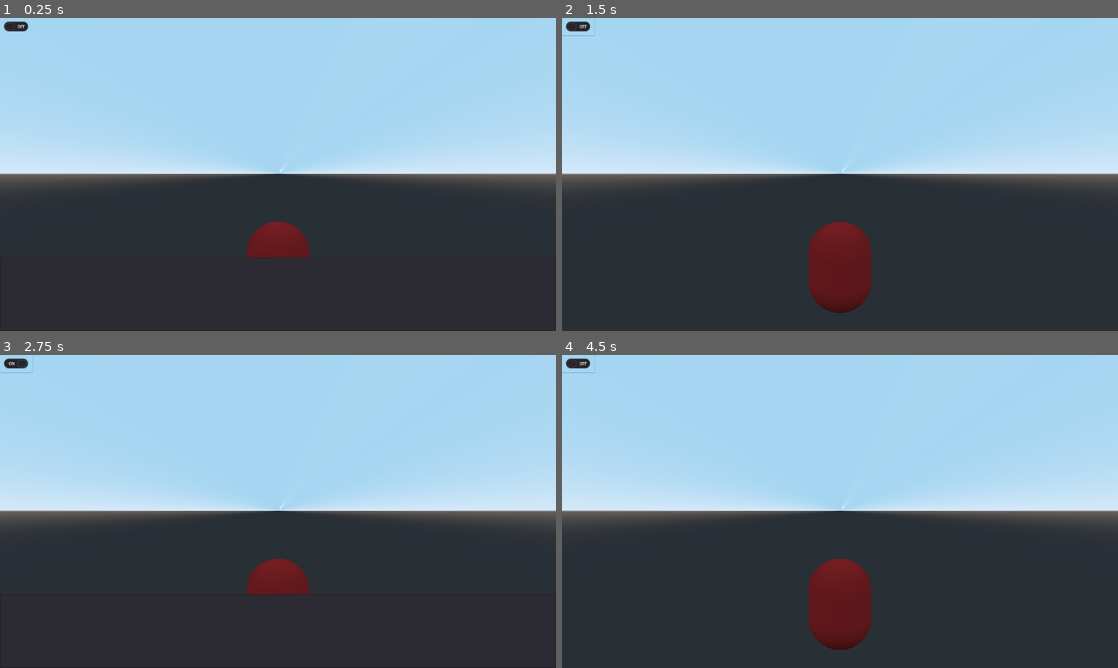
Above: before the commit, frames 1-4 (two rows, left to right).
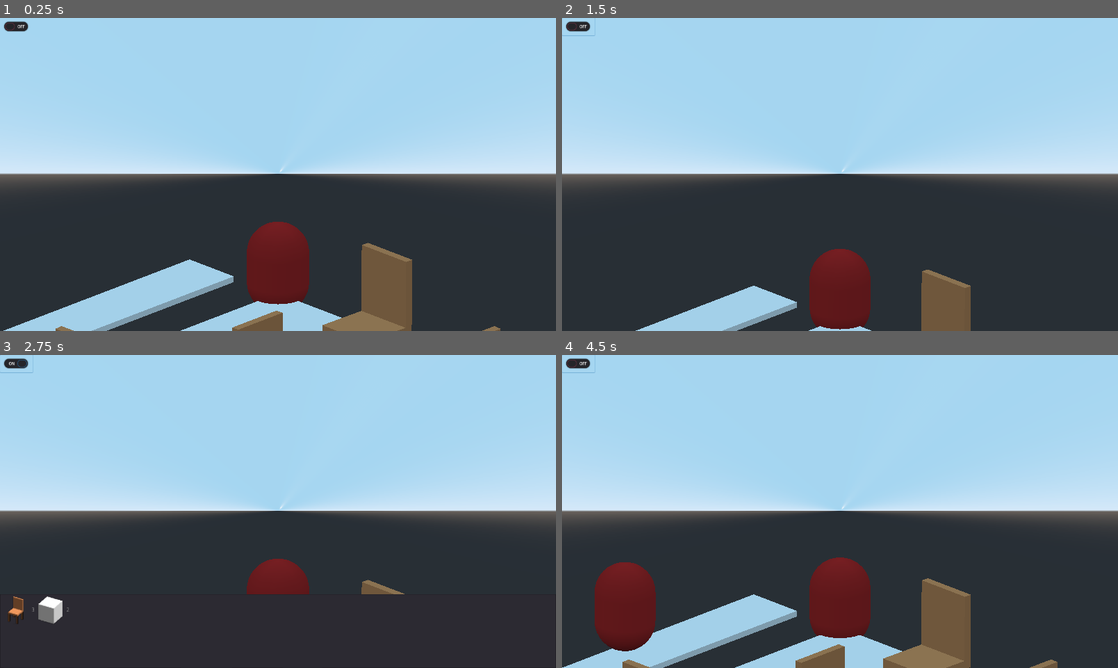
Above: after the commit, the same moments.

Repository: bigigloogames/Emperor-s-Restaurant
Game: Godot game, scene res://scenes/Restaurant.tscn
Two runs of this game, one before a commit and one after it. Both use one fixed random seed, a clock stepped at 60 frames per second and the inputs below. The project has no main scene, so this scene is started directly.
Inputs (mouse positions are in pixels of both pictures, inside the frame that each line leads up to):
- Up to frame 1 (0.25 s): no input
- Up to frame 2 (1.5 s): click (578, 27) at 0.5 s; tap Enter at 1.25 s; move the mouse to (962, 158) at 1.27 s; hold Up (ui_up) from 1.28 s (still down); tap Mouse wheel down (wheel_down) at 1.35 s; click (962, 158) at 1.42 s
- Up to frame 3 (2.75 s): tap Mouse wheel up (wheel_up) at 1.55, 2.1 s; tap Space at 2 s; move the mouse to (166, 527) at 2.02 s; release Up (ui_up) at 2.03 s; hold Down (ui_down) from 2.03 s (still down); click (166, 527) at 2.17 s; tap Mouse wheel down (wheel_down) at 2.3 s
- Up to frame 4 (4.5 s): tap Enter at 2.75 s; move the mouse to (895, 442) at 2.77 s; release Down (ui_down) at 2.78 s; hold Up (ui_up) 2.78-4.28 s; tap Mouse wheel down (wheel_down) at 2.85, 3.8, 4.35 s; click (895, 442) at 2.92 s; tap Mouse wheel up (wheel_up) at 3.05, 3.6 s; move the mouse to (812, 574) at 3.52 s; click (812, 574) at 3.67 s; move the mouse to (1006, 558) at 4.27 s; hold Down (ui_down) from 4.28 s (still down); click (1006, 558) at 4.42 s

The runs differ from the first frame. In frame 1, 9.7% of the frame differs, in the area x 0-90%, y 71-100%; in frame 2, 5.5%; in frame 3, 0.7%; in frame 4, 11%, in the area x 0-90%, y 64-100%.
Error before the commit: Parse Error: Variable "Camera" shadows a native class. (res://scripts/Restaurant.gd:18)

Commit message:
Cleaned Up Code

Diff:
--- a/scenes/Restaurant.tscn
+++ b/scenes/Restaurant.tscn
@@ -1,9 +1,13 @@
-[gd_scene load_steps=5 format=2]
+[gd_scene load_steps=9 format=2]
 
 [ext_resource path="res://MeshLibrary.tres" type="MeshLibrary" id=1]
 [ext_resource path="res://scripts/Restaurant.gd" type="Script" id=2]
 [ext_resource path="res://scripts/Camera.gd" type="Script" id=3]
 [ext_resource path="res://scenes/Unit.tscn" type="PackedScene" id=4]
+[ext_resource path="res://scripts/FurniList.gd" type="Script" id=5]
+[ext_resource path="res://scripts/Astar.gd" type="Script" id=6]
+[ext_resource path="res://scripts/Floor.gd" type="Script" id=7]
+[ext_resource path="res://scripts/Furniture.gd" type="Script" id=8]
 
 [node name="Restaurant" type="Node"]
 script = ExtResource( 2 )
@@ -31,13 +35,15 @@
 "_edit_use_anchors_": false
 }
 
-[node name="ItemList" type="ItemList" parent="Control"]
+[node name="FurniList" type="ItemList" parent="Control"]
+visible = false
 anchor_top = 1.0
 anchor_right = 1.0
 anchor_bottom = 1.0
 margin_top = -170.0
 allow_reselect = true
 max_columns = 0
+script = ExtResource( 5 )
 __meta__ = {
 "_edit_use_anchors_": false
 }
@@ -47,6 +53,7 @@
 data = {
 "cells": PoolIntArray(  )
 }
+script = ExtResource( 7 )
 __meta__ = {
 "_editor_clip_": 0,
 "_editor_floor_": Vector3( 0, 0, 0 )
@@ -57,6 +64,7 @@
 data = {
 "cells": PoolIntArray(  )
 }
+script = ExtResource( 8 )
 __meta__ = {
 "_editor_clip_": 0
 }
@@ -67,6 +75,7 @@
 data = {
 "cells": PoolIntArray(  )
 }
+script = ExtResource( 6 )
 __meta__ = {
 "_editor_clip_": 0
 }
@@ -79,6 +88,6 @@
 [node name="CustomerTimer" type="Timer" parent="."]
 wait_time = 3.0
 autostart = true
-[connection signal="toggled" from="Control/BuildMode" to="CameraOrigin/Camera" method="_on_BuildMode_toggled"]
-[connection signal="item_selected" from="Control/ItemList" to="." method="_on_ItemList_item_selected"]
+[connection signal="toggled" from="Control/BuildMode" to="." method="_on_BuildMode_toggled"]
+[connection signal="item_selected" from="Control/FurniList" to="." method="_on_ItemList_item_selected"]
 [connection signal="timeout" from="CustomerTimer" to="." method="_on_CustomerTimer_timeout"]
--- /dev/null
+++ b/scripts/Astar.gd
@@ -0,0 +1,85 @@
+extends GridMap
+
+const PATH_TILE = 4
+const SEAT_TILE = 6
+
+var astar = null
+var all_points = {}
+
+
+func _ready():
+	pass # Replace with function body.
+
+
+func populate_astar(room_size):
+	for m in room_size:
+		set_cell_item(-2, 1, m, PATH_TILE, 0)
+	set_cell_item(-1, 1, int(room_size/2), PATH_TILE, 0)
+
+
+func generate_astar():
+	astar = AStar.new()
+	var cells = get_used_cells()
+	for cell in cells:
+		var idx = astar.get_available_point_id()
+		astar.add_point(idx, map_to_world(cell.x, cell.y, cell.z))
+		all_points[v3_to_index(cell)] = idx
+		if get_cell_item(cell.x, cell.y, cell.z) == SEAT_TILE:
+			astar.set_point_disabled(idx, true)
+	for cell in cells:
+		for x in [-1, 0, 1]:
+			for y in [-1, 0, 1]:
+				for z in [-1, 0, 1]:
+					var v3 = Vector3(x, y, z)
+					if v3 == Vector3(0, 0, 0):
+						continue
+					if v3_to_index(v3 + cell) in all_points:
+						var idx1 = all_points[v3_to_index(cell)]
+						var idx2 = all_points[v3_to_index(cell + v3)]
+						if !astar.are_points_connected(idx1, idx2):
+							astar.connect_points(idx1, idx2, true)
+
+
+func generate_path(start, end):
+	var grid_start = v3_to_index(start)
+	var grid_end = v3_to_index(end)
+	var start_id = 0
+	var end_id = 0
+	if grid_start in all_points:
+		start_id = all_points[grid_start]
+	else:
+		start_id = astar.get_closest_point(start)
+	if grid_end in all_points:
+		end_id = all_points[grid_end]
+	else:
+		end_id = astar.get_closest_point(end)
+	astar.set_point_disabled(end_id, false)
+	return astar.get_point_path(start_id, end_id)
+
+
+func generate_path_via_click(start, end):  # From mouse click
+	var grid_start = v3_to_index(world_to_map(start))
+	var grid_end = v3_to_index(world_to_map(end))
+	var start_id = 0
+	var end_id = 0
+	if grid_start in all_points:
+		start_id = all_points[grid_start]
+	else:
+		start_id = astar.get_closest_point(start)
+	if grid_end in all_points:
+		end_id = all_points[grid_end]
+	else:
+		end_id = astar.get_closest_point(end)
+	return astar.get_point_path(start_id, end_id)
+
+
+func v3_to_index(v3):
+	var idx = str(int(round(v3.x)))
+	idx += "," + str(int(round(v3.y)))
+	idx += "," + str(int(round(v3.z)))
+	return idx
+
+
+# Called every frame. 'delta' is the elapsed time since the previous frame.
+#func _process(delta):
+#	pass
--- a/scripts/Camera.gd
+++ b/scripts/Camera.gd
@@ -1,22 +1,31 @@
 extends Camera
 
 const ray_length = 1000
-var build_mode = false
+const min_size = 1
+const max_size = 20
+const min_y = -40
+const max_y = -20
 
-func _input(event):
-	if event is InputEventMouseButton and event.pressed and event.button_index == 1:
-		var from = project_ray_origin(event.position)
-		var to = from + project_ray_normal(event.position) * ray_length
-		var space_state = get_world().direct_space_state
-		var result = space_state.intersect_ray(from, to, [], 1)
-		if result:
-			if build_mode:
-				get_parent().get_parent().place_item(result.position)
-			else:
-				get_tree().call_group("units", "move_to_via_click", result.position)
+func get_clicked_position(event):
+	var from = project_ray_origin(event.position)
+	var to = from + project_ray_normal(event.position) * ray_length
+	var space_state = get_world().direct_space_state
+	return space_state.intersect_ray(from, to, [], 1)
 
 
+func zoom_out():
+	if size < max_size:
+		size += 0.25
 
-func _on_BuildMode_toggled(_button_pressed):
-	build_mode = !build_mode
-	get_parent().get_parent().get_node("Control/ItemList").visible = build_mode
+
+func zoom_in():
+	if size > min_size:
+		size -= 0.25
+
+func pan_up():
+	if translation.y < max_y:
+		translation.y += 1
+
+func pan_down():
+	if translation.y > min_y:
+		translation.y -= 1
--- /dev/null
+++ b/scripts/Floor.gd
@@ -0,0 +1,22 @@
+extends GridMap
+
+const FLOOR_TILE = 0
+
+
+# Called when the node enters the scene tree for the first time.
+func _ready():
+	pass # Replace with function body.
+
+
+func populate_tiles(room_size):
+	for m in room_size:
+		set_cell_item(-2, 0, m, FLOOR_TILE, 0)
+		for n in room_size:
+			# $GridMap.set_cell_item(x, y, z, item, orientation)
+			set_cell_item(m, 0, n, FLOOR_TILE, 0)
+	set_cell_item(-1, 0, int(room_size/2), 0)
+
+
+# Called every frame. 'delta' is the elapsed time since the previous frame.
+#func _process(delta):
+#	pass
--- /dev/null
+++ b/scripts/FurniList.gd
@@ -0,0 +1,26 @@
+extends ItemList
+
+const CHAIR = 3
+const TABLE = 2
+
+
+func _ready():
+	#visible = false
+	#set_max_columns(0)
+	set_select_mode(ItemList.SELECT_SINGLE)
+	set_same_column_width(true)
+
+
+func populate_list(mesh_lib):
+	var chair_id = mesh_lib.find_item_by_name("Chair")
+	var chair_text = mesh_lib.get_item_preview(chair_id)
+	var table_id = mesh_lib.find_item_by_name("Cube")
+	var table_text = mesh_lib.get_item_preview(table_id)
+
+	add_item(str(CHAIR), chair_text, true)
+	add_item(str(TABLE), table_text, true)
+
+
+# Called every frame. 'delta' is the elapsed time since the previous frame.
+#func _process(delta):
+#	pass
--- /dev/null
+++ b/scripts/Furniture.gd
@@ -0,0 +1,50 @@
+extends GridMap
+
+# GridMap orientation constants
+const NE = 10
+const SE = 16
+const SW = 0
+const NW = 22
+# MeshLib item constants
+const EMPTY = 0
+#const PATH_TILE = 4
+#const SEAT_TILE = 6
+const CHAIR = 3
+const TABLE = 2
+
+
+func _ready():
+	pass # Replace with function body.
+
+
+func populate_furniture():
+	set_cell_item(0, 0, 8, CHAIR, SW)  # no rotation
+	set_cell_item(2, 0, 6, CHAIR, NE)  # 180
+	set_cell_item(4, 0, 4, CHAIR, SE)  # +90 clockwise
+	set_cell_item(6, 0, 2, CHAIR, NW)  # -90 clockwise
+	set_cell_item(3, 0, 1, CHAIR, 0)  # no rotation
+	set_cell_item(2, 0, 5, TABLE, NE)  # 180
+	set_cell_item(5, 0, 4, TABLE, SE)  # +90 clockwise
+	set_cell_item(5, 0, 2, TABLE, NW)  # -90 clockwise
+
+
+func valid_chair(m, n):
+	if get_cell_item(m - 1, 0, n) == CHAIR and get_cell_item_orientation(m - 1, 0, n) == SE:
+		return Vector3(m - 1, 1, n)
+	if get_cell_item(m + 1, 0, n) == CHAIR and get_cell_item_orientation(m + 1, 0, n) == NW:
+		return Vector3(m + 1, 1, n)
+	if get_cell_item(m, 0, n - 1) == CHAIR and get_cell_item_orientation(m, 0, n - 1) == SW:
+		return Vector3(m, 1, n - 1)
+	if get_cell_item(m, 0, n + 1) == CHAIR and get_cell_item_orientation(m, 0, n + 1) == NE:
+		return Vector3(m, 1, n + 1)
+	return null
+
+
+func place_item(selected_item, position):
+	position = world_to_map(position)
+	set_cell_item(position.x, 0, position.z, selected_item, SW)
+
+
+# Called every frame. 'delta' is the elapsed time since the previous frame.
+#func _process(delta):
+#	pass
--- a/scripts/Restaurant.gd
+++ b/scripts/Restaurant.gd
@@ -2,148 +2,42 @@
 
 const Unit = preload("res://scenes/Unit.tscn")
 # MeshLib item constants
-const EMPTY = 0
+const EMPTY = -1
 const PATH_TILE = 4
 const SEAT_TILE = 6
-const CHAIR = 3
 const TABLE = 2
-# GridMap orientation constants
-const NE = 10
-const SE = 16
-const SW = 0
-const NW = 22
 
+onready var Cam = $CameraOrigin/Camera
+onready var FurniList = $Control/FurniList
+onready var Floor = $Floor
+onready var Furni = $Furniture
+onready var Astar = $Astar
 var level = 0
 var room_size = 9 + level
-onready var Camera = $CameraOrigin/Camera
-var all_points = {}
-var astar = null
-onready var gridmap = $Astar
 var seats = []
-onready var FurniList = $Control/ItemList
 var selected_item = -1
+var build_mode = false
 
 
-# Called when the node enters the scene tree for the first time.
 func _ready():
-	for m in room_size:
-		for n in room_size:
-			# $GridMap.set_cell_item(x, y, z, item, orientation)
-			$Floor.set_cell_item(m, 0, n, 0, 0)
-	$Furniture.set_cell_item(0, 0, 8, CHAIR, SW)  # no rotation
-	$Furniture.set_cell_item(2, 0, 6, CHAIR, NE)  # 180
-	$Furniture.set_cell_item(4, 0, 4, CHAIR, SE)  # +90 clockwise
-	$Furniture.set_cell_item(6, 0, 2, CHAIR, NW)  # -90 clockwise
-	$Furniture.set_cell_item(3, 0, 1, CHAIR, 0)  # no rotation
-	$Furniture.set_cell_item(2, 0, 5, TABLE, NE)  # 180
-	$Furniture.set_cell_item(5, 0, 4, TABLE, SE)  # +90 clockwise
-	$Furniture.set_cell_item(5, 0, 2, TABLE, NW)  # -90 clockwise
-
-	for m in room_size:
-		$Floor.set_cell_item(-2, 0, m, 0, 0)
-		$Astar.set_cell_item(-2, 1, m, 4, 0)
-	$Floor.set_cell_item(-1, 0, int(room_size/2), 0)
-	$Astar.set_cell_item(-1, 1, int(room_size/2), 4, 0)
+	Floor.populate_tiles(room_size)
+	Furni.populate_furniture()
+	Astar.populate_astar(room_size)
 
 	for m in room_size:
 		for n in room_size:
-			if $Furniture.get_cell_item(m, 0, n) == -1:
-				$Astar.set_cell_item(m, 1, n, PATH_TILE, 0)
-			elif $Furniture.get_cell_item(m, 0, n) == TABLE:
-				var chair = valid_chair(m, n)
+			if Furni.get_cell_item(m, 0, n) == EMPTY:
+				Astar.set_cell_item(m, 1, n, PATH_TILE, 0)
+			elif Furni.get_cell_item(m, 0, n) == TABLE:
+				var chair = Furni.valid_chair(m, n)
 				if chair:
-					$Astar.set_cell_item(chair.x, 1, chair.z, SEAT_TILE, 0)
+					Astar.set_cell_item(chair.x, 1, chair.z, SEAT_TILE, 0)
 					seats.push_back(chair)
 
-	generate_astar()
+	Astar.generate_astar()
 
-	var mesh_lib = $Furniture.mesh_library
-	var chair_id = mesh_lib.find_item_by_name("Chair")
-	var chair_text = mesh_lib.get_item_preview(chair_id)
-	var table_id = mesh_lib.find_item_by_name("Cube")
-	var table_text = mesh_lib.get_item_preview(table_id)
-
-	FurniList.visible = false
-	FurniList.set_max_columns(0)
-	FurniList.set_select_mode(ItemList.SELECT_SINGLE)
-	FurniList.set_same_column_width(true)
-
-	FurniList.add_item(str(CHAIR), chair_text, true)
-	FurniList.add_item(str(TABLE), table_text, true)
-
-
-func valid_chair(m, n):
-	if $Furniture.get_cell_item(m - 1, 0, n) == CHAIR and $Furniture.get_cell_item_orientation(m - 1, 0, n) == SE:
-		return Vector3(m - 1, 1, n)
-	if $Furniture.get_cell_item(m + 1, 0, n) == CHAIR and $Furniture.get_cell_item_orientation(m + 1, 0, n) == NW:
-		return Vector3(m + 1, 1, n)
-	if $Furniture.get_cell_item(m, 0, n - 1) == CHAIR and $Furniture.get_cell_item_orientation(m, 0, n - 1) == SW:
-		return Vector3(m, 1, n - 1)
-	if $Furniture.get_cell_item(m, 0, n + 1) == CHAIR and $Furniture.get_cell_item_orientation(m, 0, n + 1) == NE:
-		return Vector3(m, 1, n + 1)
-	return null
-
-
-func generate_astar():
-	astar = AStar.new()
-	var cells = gridmap.get_used_cells()
-	for cell in cells:
-		var idx = astar.get_available_point_id()
-		astar.add_point(idx, gridmap.map_to_world(cell.x, cell.y, cell.z))
-		all_points[v3_to_index(cell)] = idx
-		if gridmap.get_cell_item(cell.x, cell.y, cell.z) == SEAT_TILE:
-			astar.set_point_disabled(idx, true)
-	for cell in cells:
-		for x in [-1, 0, 1]:
-			for y in [-1, 0, 1]:
-				for z in [-1, 0, 1]:
-					var v3 = Vector3(x, y, z)
-					if v3 == Vector3(0, 0, 0):
-						continue
-					if v3_to_index(v3 + cell) in all_points:
-						var idx1 = all_points[v3_to_index(cell)]
-						var idx2 = all_points[v3_to_index(cell + v3)]
-						if !astar.are_points_connected(idx1, idx2):
-							astar.connect_points(idx1, idx2, true)
-
-
-func v3_to_index(v3):
-	return str(int(round(v3.x))) + "," + str(int(round(v3.y))) + "," + str(int(round(v3.z)))
-
-
-func generate_path(start, end):  # From mouse click
-	#var grid_start = v3_to_index(gridmap.world_to_map(start))
-	var grid_start = v3_to_index(start)
-	#var grid_end = v3_to_index(gridmap.world_to_map(end))
-	var grid_end = v3_to_index(end)
-	var start_id = 0
-	var end_id = 0
-	if grid_start in all_points:
-		start_id = all_points[grid_start]
-	else:
-		start_id = astar.get_closest_point(start)
-	if grid_end in all_points:
-		end_id = all_points[grid_end]
-	else:
-		end_id = astar.get_closest_point(end)
-	astar.set_point_disabled(end_id, false)
-	return astar.get_point_path(start_id, end_id)
-
-
-func generate_path_via_click(start, end):  # From mouse click
-	var grid_start = v3_to_index(gridmap.world_to_map(start))
-	var grid_end = v3_to_index(gridmap.world_to_map(end))
-	var start_id = 0
-	var end_id = 0
-	if grid_start in all_points:
-		start_id = all_points[grid_start]
-	else:
-		start_id = astar.get_closest_point(start)
-	if grid_end in all_points:
-		end_id = all_points[grid_end]
-	else:
-		end_id = astar.get_closest_point(end)
-	return astar.get_point_path(start_id, end_id)
+	var mesh_lib = Furni.mesh_library
+	FurniList.populate_list(mesh_lib)
 
 
 func _on_CustomerTimer_timeout():
@@ -154,10 +48,10 @@
 		self.add_child(NewUnit)
 		#NewUnit.visit_restaurant()
 		var free_seat = seats.pop_back()
-		var seat_id = all_points[v3_to_index(free_seat)]
-		astar.set_point_disabled(seat_id, false)
+		var seat_id = $Astar.all_points[$Astar.v3_to_index(free_seat)]
+		$Astar.astar.set_point_disabled(seat_id, false)
 		NewUnit.move_to(free_seat)
-		astar.set_point_disabled(seat_id, true)
+		$Astar.astar.set_point_disabled(seat_id, true)
 		yield(get_tree().create_timer(10.0), "timeout")
 		NewUnit.move_to(Vector3(-2, 1, 0))
 		seats.push_back(free_seat)
@@ -165,13 +59,23 @@
 		NewUnit.queue_free()
 
 
-func place_item(position):
-	position = gridmap.world_to_map(position)
-	$Furniture.set_cell_item(position.x, 0, position.z, selected_item, SW)
+func _on_ItemList_item_selected(index):
+	selected_item = int(FurniList.get_item_text(index))
 
 
-func _on_ItemList_item_selected(index):
-	selected_item = int(FurniList.get_item_text(index))
+func _input(event):
+	if event is InputEventMouseButton and event.pressed and event.button_index == 1:
+		var result = Cam.get_clicked_position(event)
+		if result:
+			if build_mode:
+				Furni.place_item(selected_item, result.position)
+			else:
+				get_tree().call_group("units", "move_to_via_click", result.position)
+
+
+func _on_BuildMode_toggled(_button_pressed):
+	build_mode = !build_mode
+	FurniList.visible = build_mode
 
 
 # Called every frame. 'delta' is the elapsed time since the previous frame.
@@ -181,14 +85,14 @@
 
 
 func zoom():
-	if Input.is_action_just_released('wheel_down') and Camera.size < 20:
-		Camera.size += 0.25
-	if Input.is_action_just_released('wheel_up') and Camera.size > 1:
-		Camera.size -= 0.25
+	if Input.is_action_just_released('wheel_down'):
+		Cam.zoom_out()
+	if Input.is_action_just_released('wheel_up'):
+		Cam.zoom_in()
 
 
 func pan():
-	if Input.is_action_just_pressed("ui_up") and Camera.translation.y < -20:
-		Camera.translation.y += 1
-	if Input.is_action_just_pressed("ui_down") and Camera.translation.y > -40:
-		Camera.translation.y -= 1
+	if Input.is_action_just_pressed("ui_up"):
+		Cam.pan_up()
+	if Input.is_action_just_pressed("ui_down"):
+		Cam.pan_down()
--- a/scripts/Unit.gd
+++ b/scripts/Unit.gd
@@ -3,7 +3,7 @@
 var path = []
 var path_idx = 0
 const move_speed = 5
-onready var astar_map = get_parent()
+onready var astar_map = get_parent().get_node("Astar")
 
 func _ready():
 	pass #add_to_group("units")
